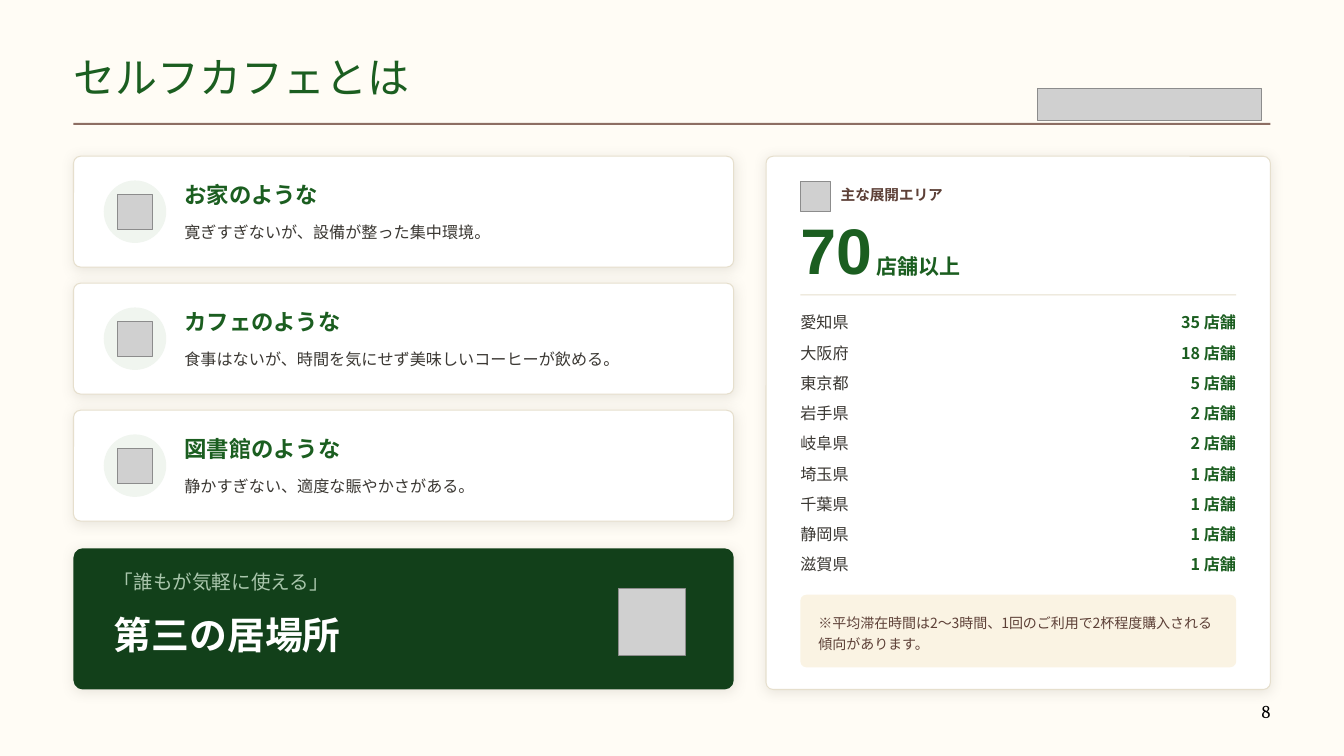
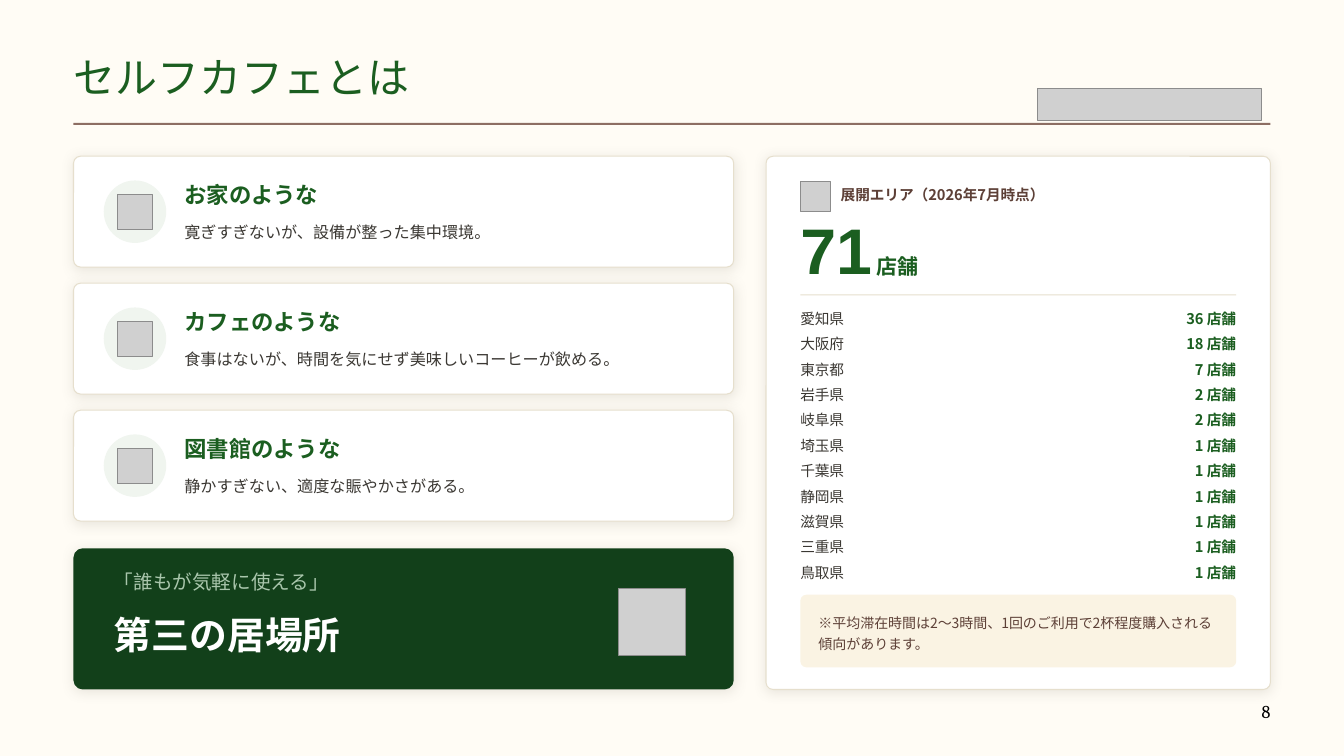
Before and after one commit to a5408071-cmd/suzuki-ceo, a slide deck: slide 8 of selfcafe-fc-deck/selfcafe-fc-deck.pptx. Drawn at 1344x756 pixels with LibreOffice and Linux fonts; fonts in the diff are those of the drawing; grey boxes stand for pictures. Boxes give left, top, right and bottom in pixels: in the first picture for what was removed or moved away, otherwise in the second. Text is boxed around its words. In the diff, an @@ line names an element or a change of style, - is before the commit and + after.

```diff
--- a/selfcafe-fc-deck/selfcafe-fc-deck.pptx
+++ b/selfcafe-fc-deck/selfcafe-fc-deck.pptx
@@ text at <box>841,187,1045,202</box>: text changed @@
-主な展開エリア
+展開エリア（2026年7月時点）
@@ text at <box>800,229,919,279</box>: text changed; size 15 to 46 pt; font Noto Sans CJK JP to Arial @@
-70 店舗以上
+71 店舗
@@ text at <box>1186,309,1236,328</box>: text changed; size 11.5 to 10.5 pt @@
-35 店舗
+36 店舗
@@ text "大阪府": place and size @@
-text "大阪府" at <box>800,345,848,361</box>
+text "大阪府" at <box>800,336,844,350</box>
@@ text "東京都": place and size @@
-text "東京都" at <box>800,375,848,391</box>
+text "東京都" at <box>800,362,844,376</box>
@@ text "18 店舗": place and size @@
-text "18 店舗" at <box>1181,345,1236,361</box>
+text "18 店舗" at <box>1186,335,1236,354</box>
@@ text "岩手県": place and size @@
-text "岩手県" at <box>800,405,848,421</box>
+text "岩手県" at <box>800,387,844,402</box>
@@ text "2 店舗": place and size @@
-text "2 店舗" at <box>1191,405,1236,421</box>
+text "2 店舗" at <box>1195,386,1236,405</box>
@@ text at <box>1195,360,1236,379</box>: text changed; size 11.5 to 10.5 pt @@
-5 店舗
+7 店舗
@@ text "岐阜県": place and size @@
-text "岐阜県" at <box>800,435,848,451</box>
+text "岐阜県" at <box>800,412,844,426</box>
@@ text "2 店舗": place and size @@
-text "2 店舗" at <box>1191,435,1236,451</box>
+text "2 店舗" at <box>1195,411,1236,430</box>
@@ text "埼玉県": place and size @@
-text "埼玉県" at <box>800,466,848,482</box>
+text "埼玉県" at <box>800,438,844,452</box>
@@ text "1 店舗": place and size @@
-text "1 店舗" at <box>1191,466,1236,482</box>
+text "1 店舗" at <box>1195,436,1236,455</box>
@@ text "千葉県": place and size @@
-text "千葉県" at <box>800,496,848,512</box>
+text "千葉県" at <box>800,463,844,477</box>
@@ text "1 店舗": place and size @@
-text "1 店舗" at <box>1191,496,1236,512</box>
+text "1 店舗" at <box>1195,462,1236,481</box>
@@ text "静岡県": place and size @@
-text "静岡県" at <box>800,526,848,542</box>
+text "静岡県" at <box>800,490,844,503</box>
@@ text "1 店舗": place and size @@
-text "1 店舗" at <box>1191,526,1236,542</box>
+text "1 店舗" at <box>1195,487,1236,506</box>
@@ text "滋賀県": place and size @@
-text "滋賀県" at <box>800,556,848,572</box>
+text "滋賀県" at <box>800,514,844,528</box>
@@ size 11.5 to 10.5 pt in 16 elements at <box>800,311,844,325</box>, <box>800,336,844,350</box>, <box>1186,335,1236,354</box>, <box>800,362,844,376</box>, <box>800,387,844,402</box>, <box>1195,386,1236,405</box>, <box>800,412,844,426</box>, <box>1195,411,1236,430</box>, <box>800,438,844,452</box>, <box>1195,436,1236,455</box>, <box>800,463,844,477</box>, <box>1195,462,1236,481</box>, <box>800,490,844,503</box>, <box>1195,487,1236,506</box>, <box>800,514,844,528</box>, <box>1195,513,1236,532</box> @@
@@ text "1 店舗": place and size @@
-text "1 店舗" at <box>1191,556,1236,572</box>
+text "1 店舗" at <box>1195,513,1236,532</box>
@@ text added at <box>1195,538,1236,557</box>, 10.5 pt, text #1B5E20, bold @@
+1 店舗
@@ text added at <box>800,540,844,553</box>, 10.5 pt, text #3B3833 @@
+三重県
@@ text added at <box>800,565,844,579</box>, 10.5 pt, text #3B3833 @@
+鳥取県
@@ text added at <box>1195,563,1236,582</box>, 10.5 pt, text #1B5E20, bold @@
+1 店舗
```
Also in this commit, not shown: 2 other slides changed, 3 other files.
